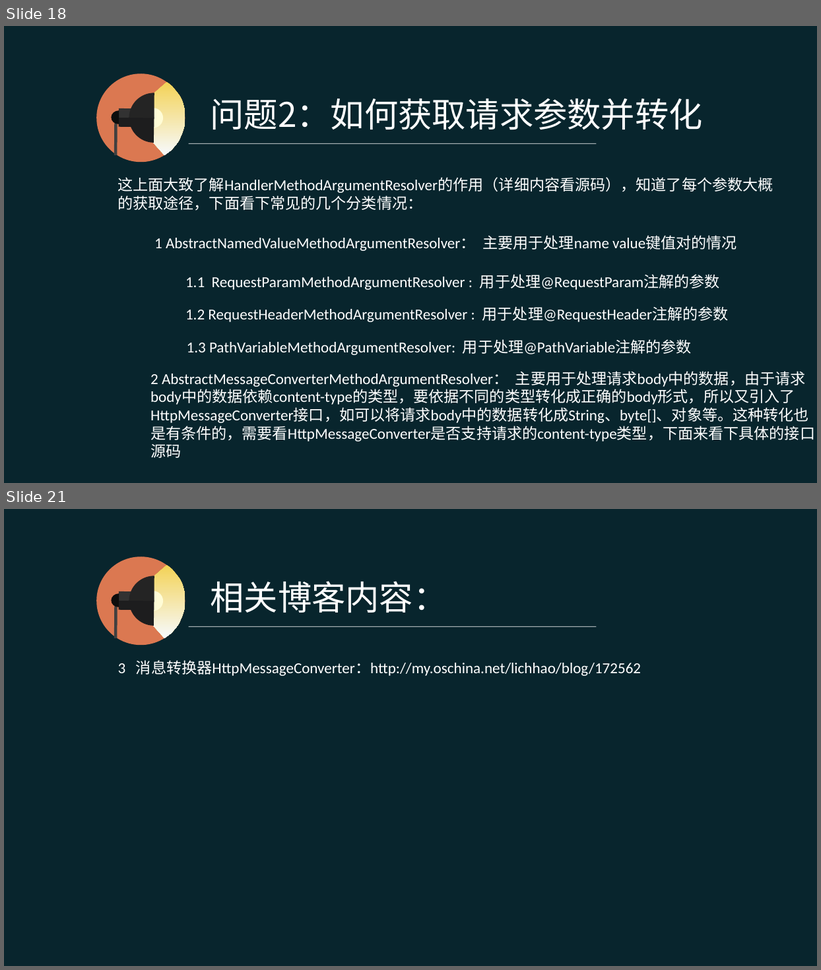
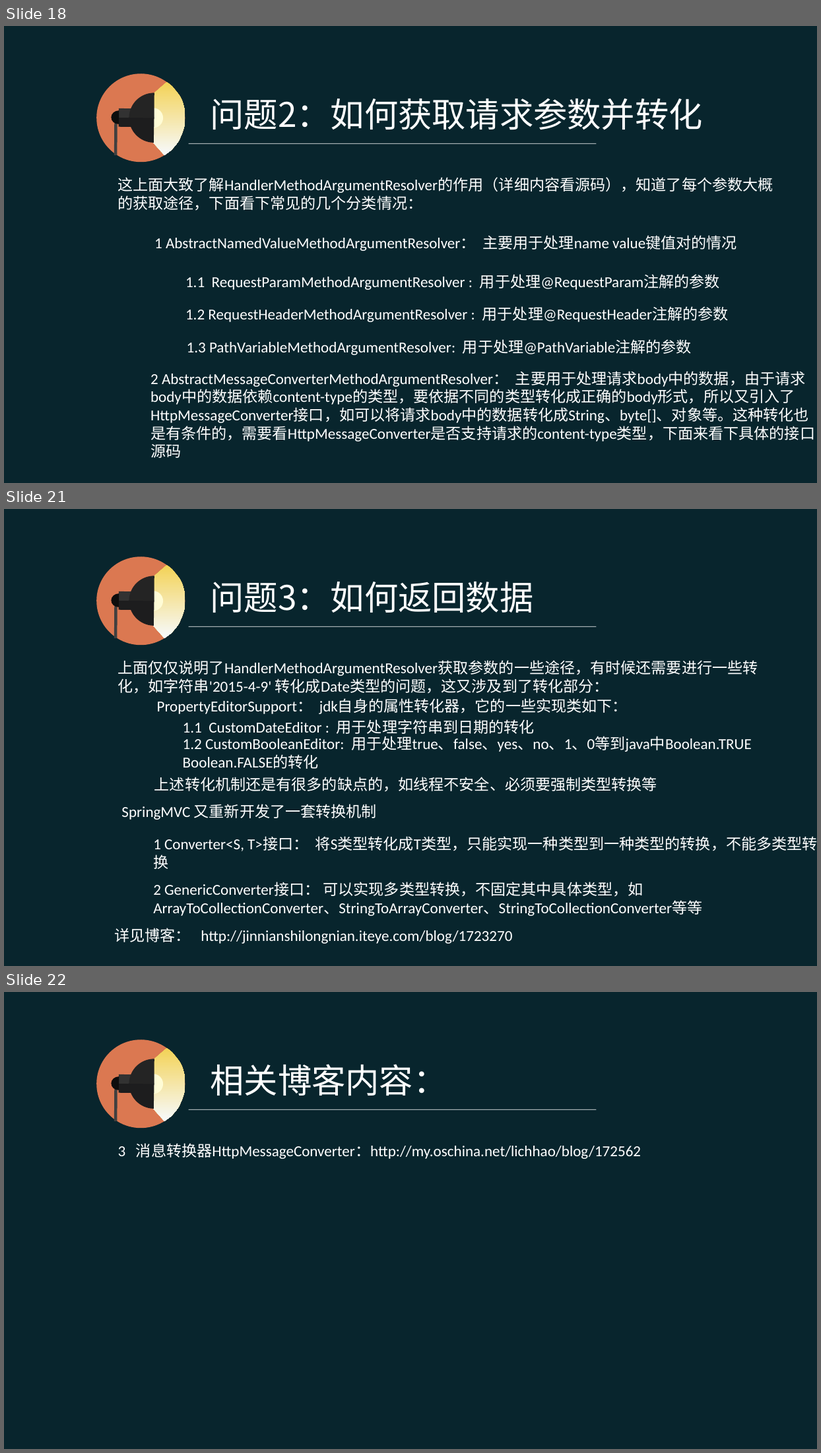
Before and after one commit to pingpangkuangmo/blog, a slide deck: 2015-4/SpringMVC的设计分享.ppt. Shown one above the other, each under a label of ours: slides 18 and 21 before the commit, slides 18, 21 and 22 after it; the slides between them are not shown. The pictures are 821x970 and 821x1453 pixels, drawn with LibreOffice and Linux fonts; fonts in the diff are those of the drawing. Boxes give left, top, right and bottom in pixels: in the first picture for what was removed or moved away, otherwise in the second. Text is boxed around its words. In the diff, an @@ line names an element or a change of style, - is before the commit and + after.

Commit message:
SpringMVC ppt进行中

```diff
--- a/2015-4/SpringMVC的设计分享.ppt
+++ b/2015-4/SpringMVC的设计分享.ppt
@@ slide 21 added at bbox=[4, 509, 817, 966], background #08252D @@
@@ text added at bbox=[211, 581, 534, 613], 40 pt, text #FFFFFF @@
+问题3：如何返回数据
@@ group added at bbox=[96, 556, 186, 646]: 5 freeform shapes, 2 rectangles, 1 ellipse, 1 line @@
@@ line added from (189, 626) to (596, 626), #FFFFFF 0.51 pt @@
@@ text added at bbox=[118, 660, 758, 694], 18 pt, text #FFFFFF @@
+上面仅仅说明了HandlerMethodArgumentResolver获取参数的一些途径，有时候还需要进行一些转化，如字符串'2015-4-9' 转化成Date类型的问题，这又涉及到了转化部分：
@@ text added at bbox=[157, 698, 628, 714], 18 pt, text #FFFFFF @@
+PropertyEditorSupport： jdk自身的属性转化器，它的一些实现类如下：
@@ text added at bbox=[183, 720, 535, 737], 18 pt, text #FFFFFF @@
+1.1 CustomDateEditor : 用于处理字符串到日期的转化
@@ text added at bbox=[183, 736, 752, 769], 18 pt, text #FFFFFF @@
+1.2 CustomBooleanEditor: 用于处理true、false、yes、no、1、0等到java中Boolean.TRUE
+Boolean.FALSE的转化
@@ text added at bbox=[154, 777, 657, 792], 18 pt, text #FFFFFF @@
+上述转化机制还是有很多的缺点的，如线程不安全、必须要强制类型转换等
@@ text added at bbox=[121, 804, 377, 820], 18 pt, text #FFFFFF @@
+SpringMVC 又重新开发了一套转换机制
@@ text added at bbox=[153, 836, 817, 869], 18 pt, text #FFFFFF @@
+1 Converter<S, T>接口： 将S类型转化成T类型，只能实现一种类型到一种类型的转换，不能多类型转换
@@ text added at bbox=[153, 882, 702, 916], 18 pt, text #FFFFFF @@
+2 GenericConverter接口： 可以实现多类型转换，不固定其中具体类型，如 ArrayToCollectionConverter、StringToArrayConverter、StringToCollectionConverter等等
@@ text added at bbox=[114, 928, 512, 944], 18 pt, text #FFFFFF @@
+详见博客： http://jinnianshilongnian.iteye.com/blog/1723270
@@ what was slide 21 is now slide 22 @@
```
Also in this commit, not shown: 3 slides changed.
